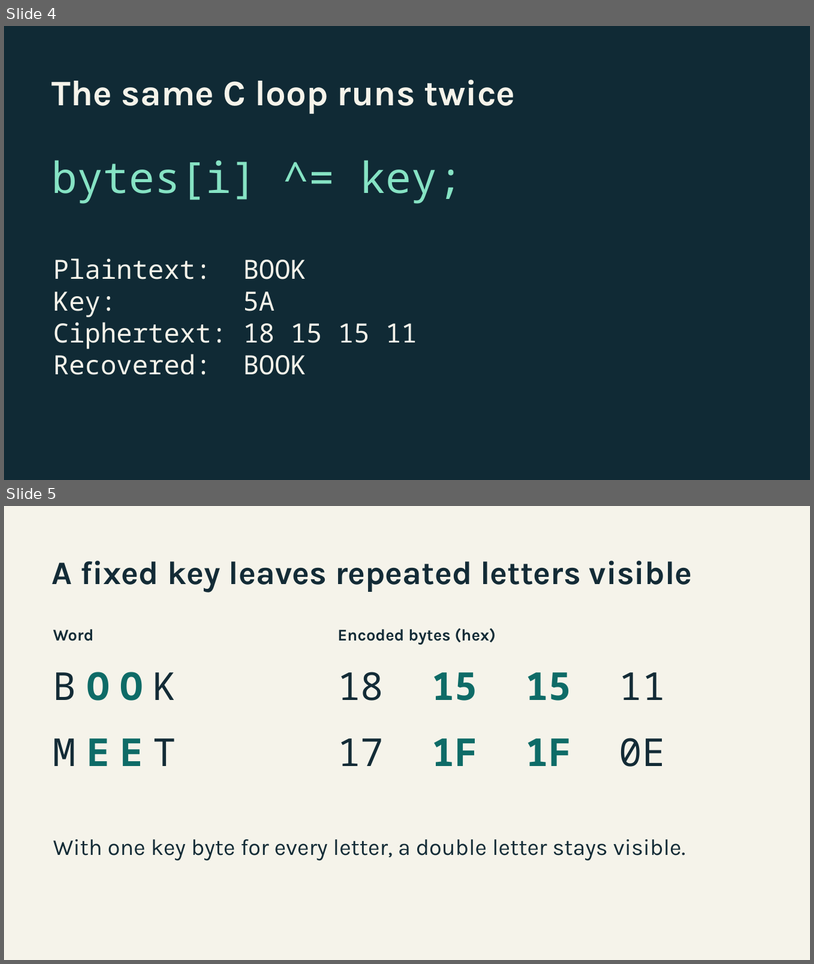
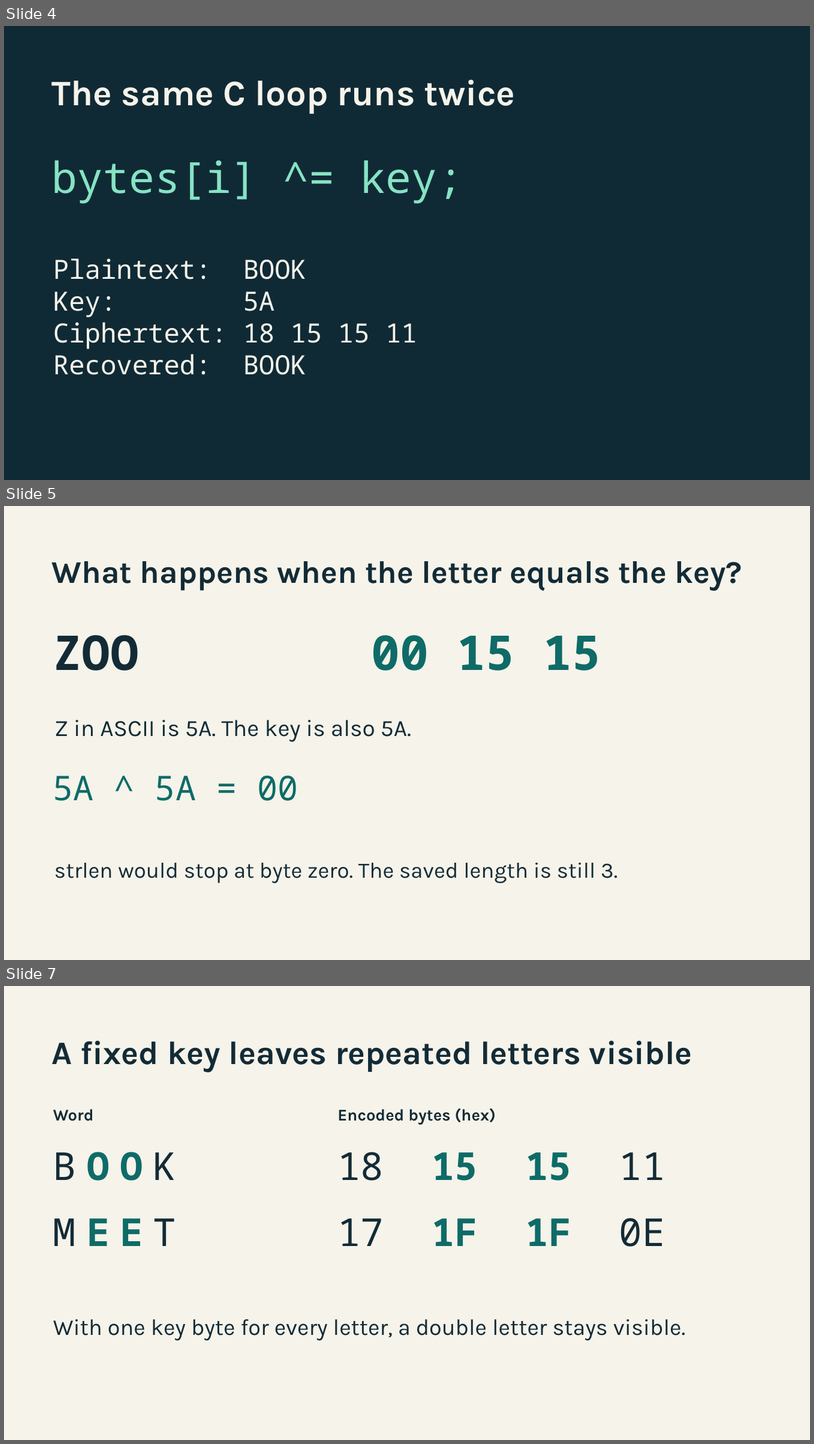
Before and after one commit to Amoji325/comp211-xor-demo, a slide deck: xor-slides.pptx. Shown one above the other, each under a label of ours: slides 4 and 5 before the commit, slides 4, 5 and 7 after it; the slides between them are not shown. The pictures are 814x964 and 814x1444 pixels, drawn with LibreOffice and Linux fonts; fonts in the diff are those of the drawing. Boxes give left, top, right and bottom in pixels: in the first picture for what was removed or moved away, otherwise in the second. Text is boxed around its words. In the diff, an @@ line names an element or a change of style, - is before the commit and + after.

```diff
--- a/xor-slides.pptx
+++ b/xor-slides.pptx
@@ slide 5 added at <box>4,506,810,960</box>, background #F5F3EA @@
@@ text added at <box>52,561,743,591</box>, 37.5 pt, text #132B36, bold @@
+What happens when the letter equals the key?
@@ text added at <box>53,635,140,670</box>, 57 pt, text #132B36, bold @@
+ZOO
@@ text added at <box>371,635,601,670</box>, 57 pt, text #0E6B67, bold @@
+00 15 15
@@ text added at <box>54,720,411,742</box>, 27.8 pt, text #132B36 @@
+Z in ASCII is 5A. The key is also 5A.
@@ text added at <box>53,775,298,801</box>, 40.5 pt, text #0E6B67 @@
+5A ^ 5A = 00
@@ text added at <box>54,862,618,883</box>, 26.2 pt, text #132B36 @@
+strlen would stop at byte zero. The saved length is still 3.
@@ what was slide 5 is now slide 7 @@
```
Also in this commit, not shown: 1 other slide added, 1 other file.
